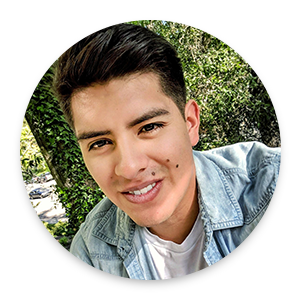
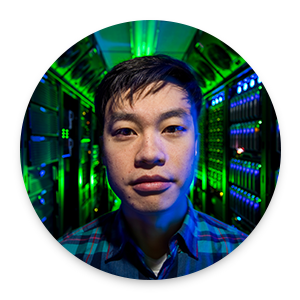
Comparing the layer stacks of the two 300 × 300 images. Changes:
removed layer "Layer 0" over [20, 20, 281, 280]
added layer "1801-49 099" above "Ellipse 1" over [20, 20, 281, 280]
